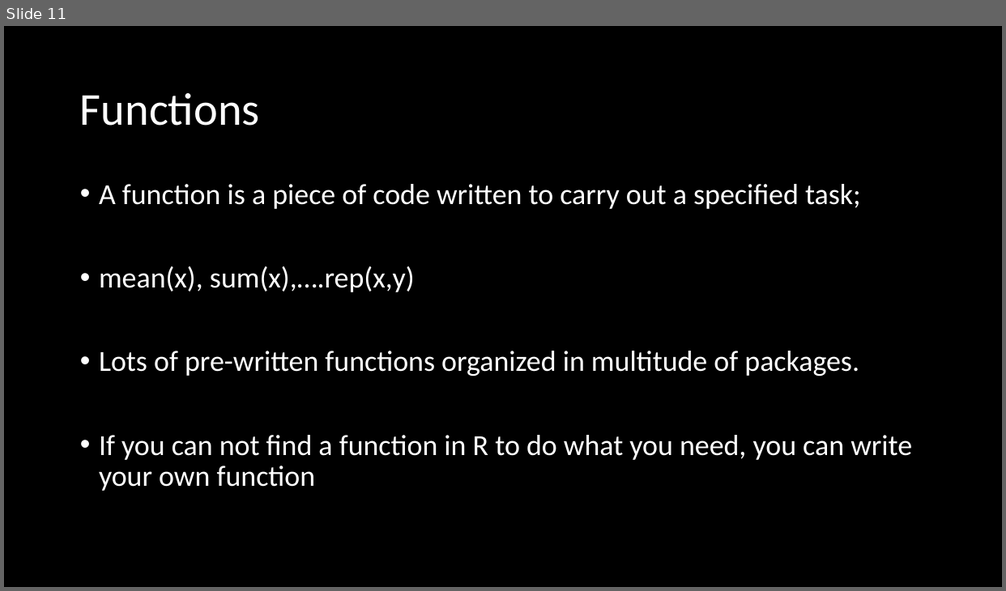
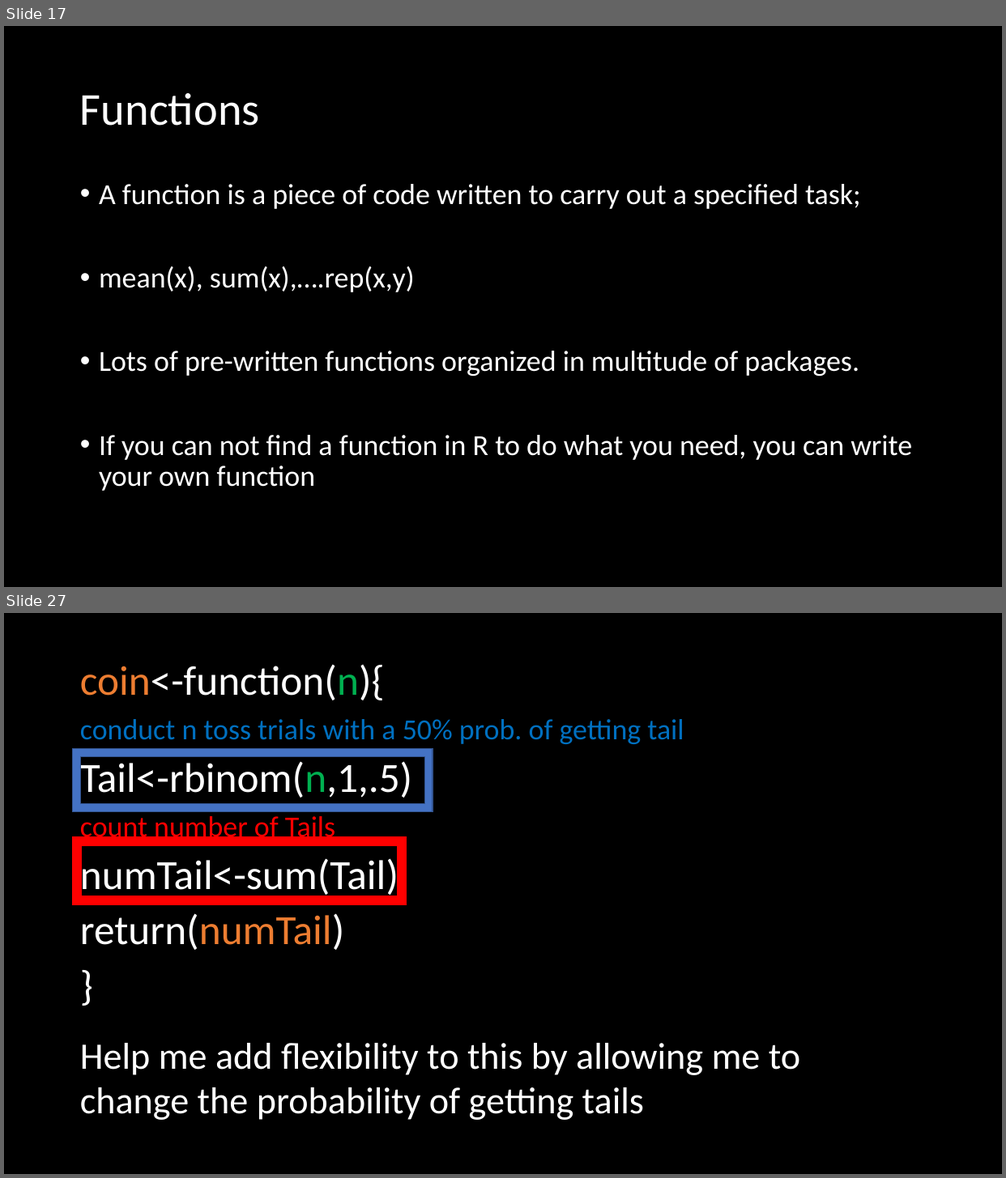
Before and after one commit to brooklabteam/E2M2, a slide deck: E2M2-2020/Lectures-ppt/R_Bootcamp_forLoopsFunctionsIfElse.pptx. Shown one above the other, each under a label of ours: slide 11 before the commit, slides 17 and 27 after it; the slides between them are not shown. The pictures are 1006x591 and 1006x1178 pixels, drawn with LibreOffice and Linux fonts; fonts in the diff are those of the drawing. Boxes give left, top, right and bottom in pixels: in the first picture for what was removed or moved away, otherwise in the second. Text is boxed around its words. In the diff, an @@ line names an element or a change of style, - is before the commit and + after.

```diff
--- a/E2M2-2020/Lectures-ppt/R_Bootcamp_forLoopsFunctionsIfElse.pptx
+++ b/E2M2-2020/Lectures-ppt/R_Bootcamp_forLoopsFunctionsIfElse.pptx
@@ slide 27 added at [4,613,1002,1174], background #000000 @@
@@ text added at [80,664,684,950], 40 pt, text #FFFFFF @@
+coin<-function(n){
+conduct n toss trials with a 50% prob. of getting tail
+Tail<-rbinom(n,1,.5)
+count number of Tails
+numTail<-sum(Tail)
+return(numTail)
+}
@@ frame added at [73,749,433,812], fill #4472C4, outline #325491 1 pt @@
@@ frame added at [73,837,407,905], fill #FF0000, outline #FF0000 1 pt @@
@@ text added at [80,1043,800,1120], 36 pt, text #FFFFFF @@
+Help me add flexibility to this by allowing me to change the probability of getting tails
@@ what was slide 11 is now slide 17 @@
```
Also in this commit, not shown: 3 slides changed, 19 other slides added, 2 slides removed, 13 other files.
